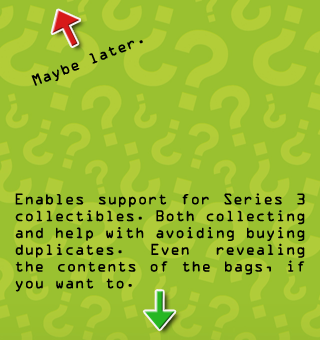
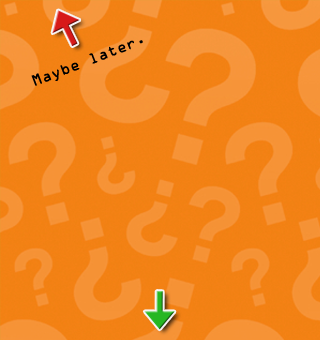
Revision of a layered 320 × 340 image; what changed, layer by layer:
hid "Unlock" (2nd of 2, in "Copy" › "Arrows" › "Unlock") over [15, 193, 305, 292]
added layer "Hidden-4" above "Hidden-3" over [0, 0, 320, 340]
